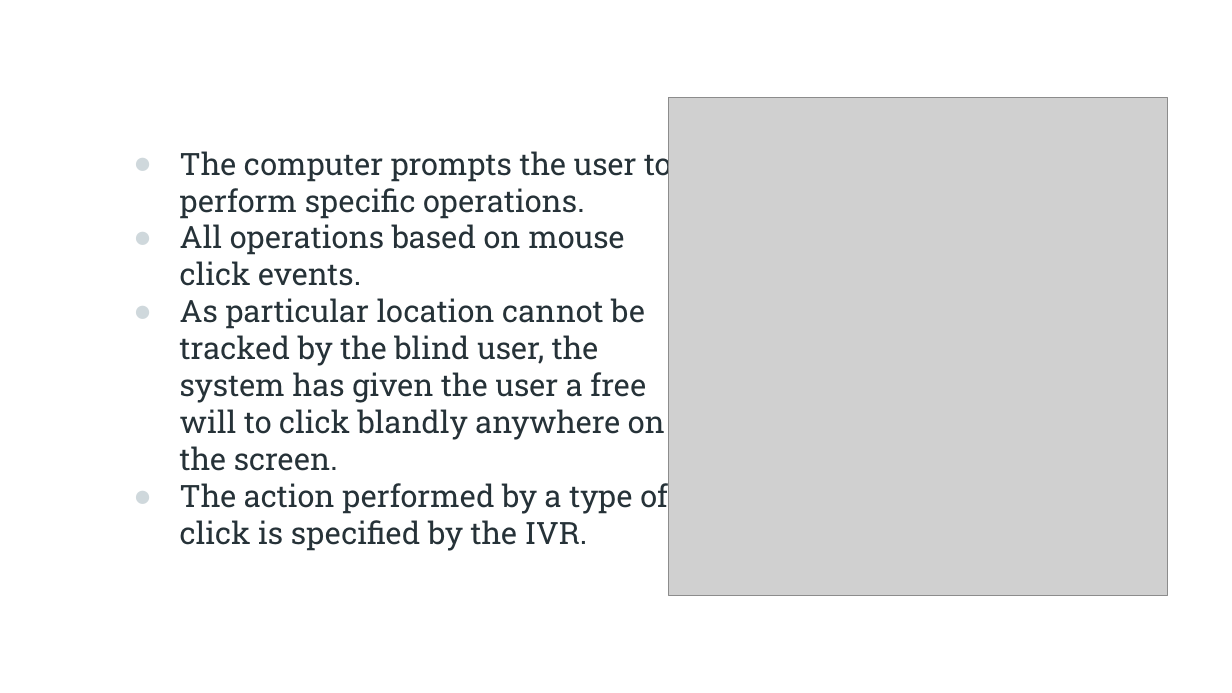
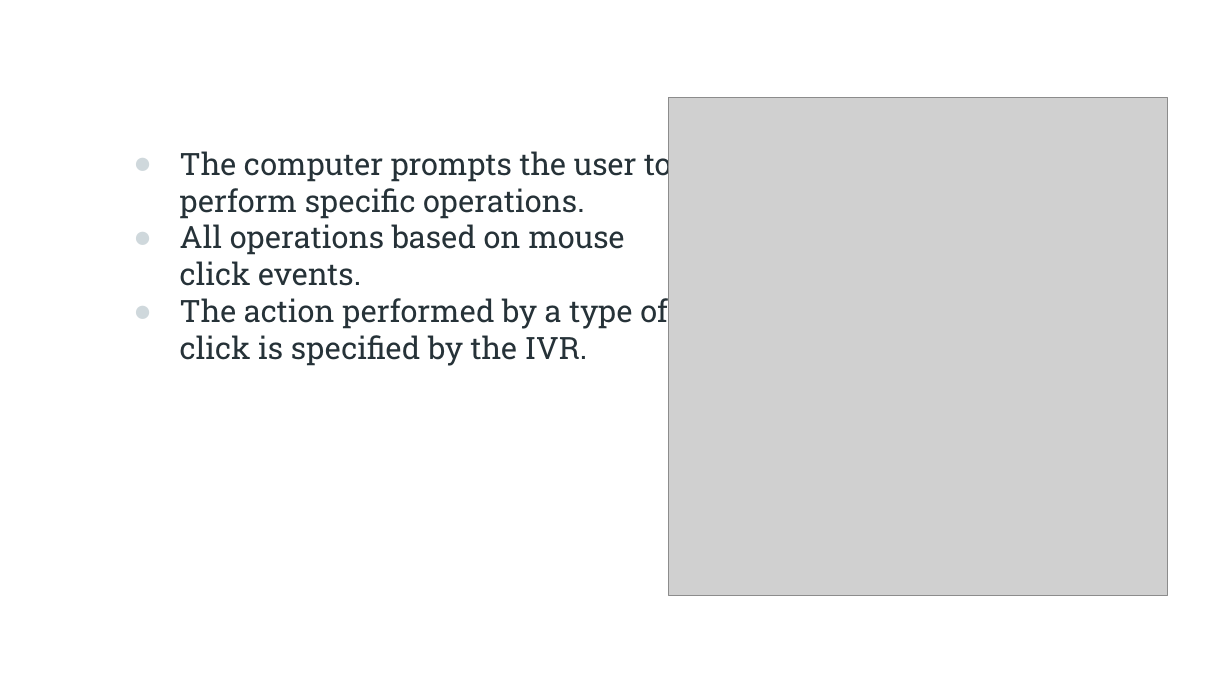
Before and after one commit to kazimsayed954/S5, a slide deck: slide 4 of Design Project/Voice Based Email System for the Visually Impaired 1.pptx (slide 3 before the commit). Drawn at 1232x693 pixels with LibreOffice and Linux fonts; fonts in the diff are those of the drawing; grey boxes stand for pictures; background and template pictures are left out. Boxes give left, top, right and bottom in pixels: in the first picture for what was removed or moved away, otherwise in the second. Text is boxed around its words. In the diff, an @@ line names an element or a change of style, - is before the commit and + after.

Commit message:
added new gtc text; mm ppt; dp ppt

```diff
--- a/Design Project/Voice Based Email System for the Visually Impaired 1.pptx
+++ b/Design Project/Voice Based Email System for the Visually Impaired 1.pptx
@@ text at [180,298,665,471]: paragraph removed @@
-● As particular location cannot be tracked by the blind user, the system has given the user a free will to click blandly anywhere on the screen.
```
Also in this commit, not shown: 3 other slides changed, 3 slides added, 11 other files.
